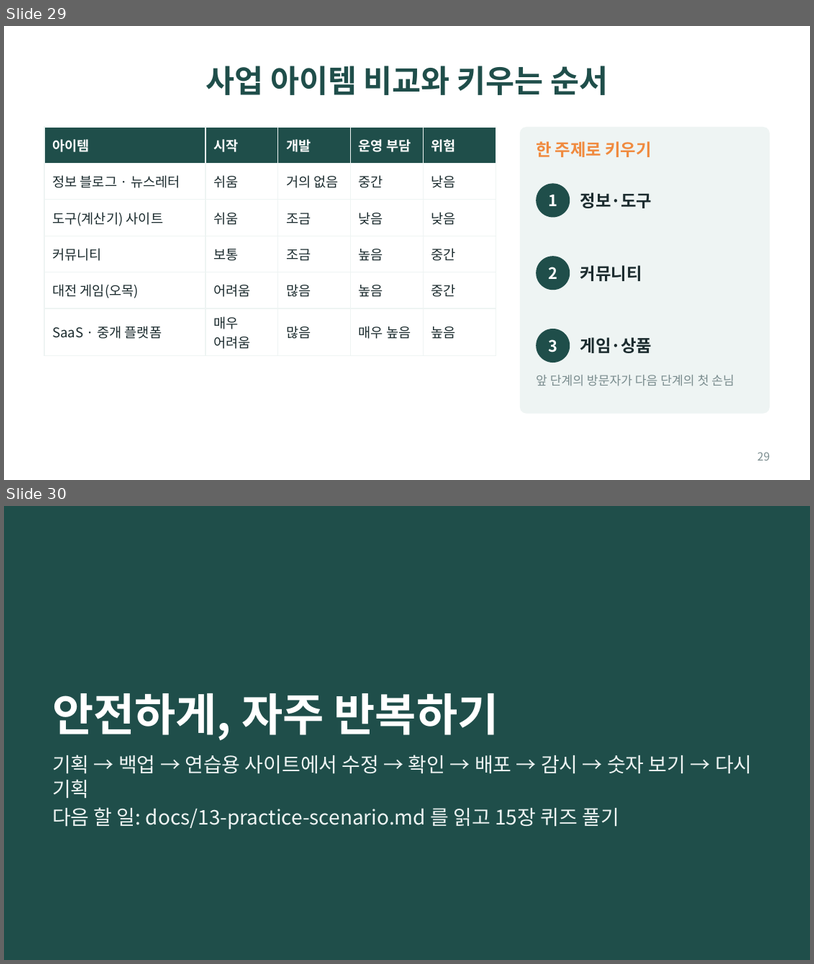
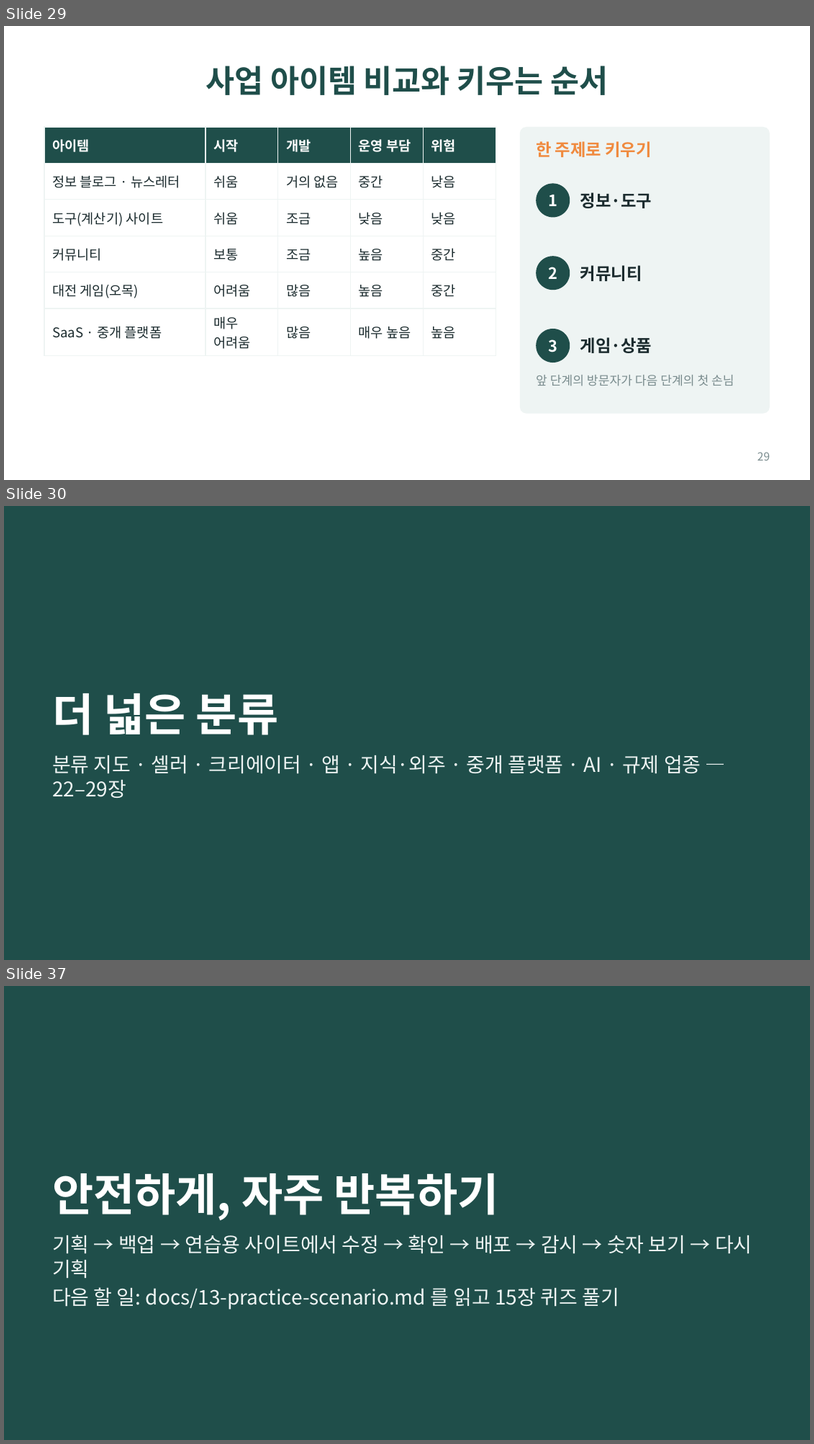
Before and after one commit to bincodin-ko/stanford-study, a slide deck: slides/internet-business-101.pptx. Shown one above the other, each under a label of ours: slides 29 and 30 before the commit, slides 29, 30 and 37 after it; the slides between them are not shown. The pictures are 814x964 and 814x1444 pixels, drawn with LibreOffice and Linux fonts; fonts in the diff are those of the drawing. Boxes give left, top, right and bottom in pixels: in the first picture for what was removed or moved away, otherwise in the second. Text is boxed around its words. In the diff, an @@ line names an element or a change of style, - is before the commit and + after.

```diff
--- a/slides/internet-business-101.pptx
+++ b/slides/internet-business-101.pptx
@@ slide 30 added at (4,506,810,960), background #1F4E4A @@
@@ title added at (52,693,278,735), 40 pt, text #FFFFFF, bold @@
+더 넓은 분류
@@ text added at (52,755,702,798), 18 pt, text #EEF4F3 @@
+분류 지도 · 셀러 · 크리에이터 · 앱 · 지식·외주 · 중개 플랫폼 · AI · 규제 업종 — 22–29장
@@ what was slide 30 is now slide 37 @@
```
Also in this commit, not shown: 6 other slides added, 12 other files.
